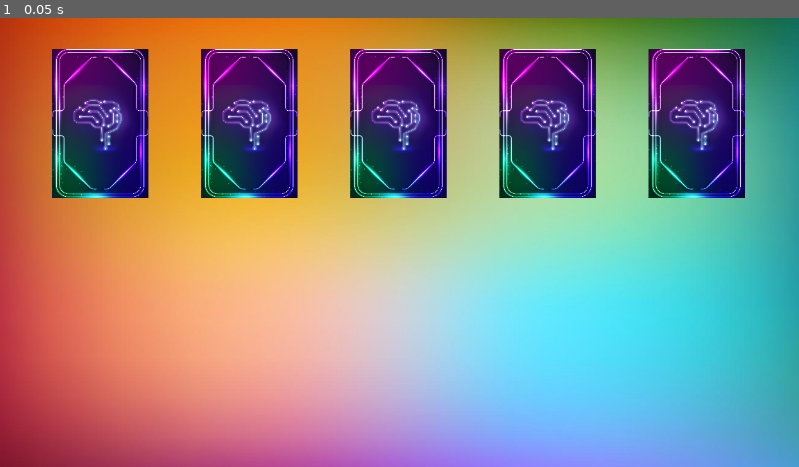
Above: before the commit, frame 1.
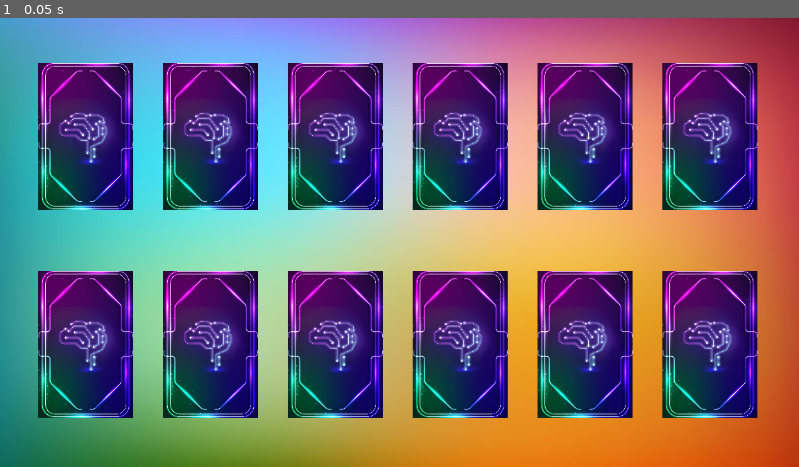
Above: after the commit, the same moment.

Repository: almeidaxz/projeto_final_game
Game: Godot game, scene res://scenes/main_scene.tscn
Same seed, same stepped clock (60 frames per second), same inputs: the game is played once before the commit and once after it. The project has no main scene, so this scene is started directly.
Inputs:
- Up to frame 1 (0.05 s): no input

The runs differ from the first frame. In frame 1, 96% of the frame differs, in the area x 0-100%, y 0-100%.
Error before the commit: Invalid access of index '5' on a base object of type: 'Array'. (res://scenes/main_scene.gd:46)

Commit message:
changes in main script and remove .imports

Diff:
--- a/scenes/background_scene/background_scene.tscn
+++ b/scenes/background_scene/background_scene.tscn
@@ -3,9 +3,8 @@
 [ext_resource type="Texture2D" uid="uid://bfssmlfqvgeqg" path="res://assets/backgrounds/colored-background.jpg" id="1_5da0x"]
 
 [node name="BackgroundScene" type="Node2D"]
-position = Vector2(0, -1)
 
-[node name="Colored-background" type="Sprite2D" parent="."]
+[node name="BackgroundImage" type="Sprite2D" parent="."]
 position = Vector2(582, 324)
-scale = Vector2(-0.877914, -0.684172)
+scale = Vector2(0.877914, 0.684172)
 texture = ExtResource("1_5da0x")
--- a/scenes/main_scene.gd
+++ b/scenes/main_scene.gd
@@ -2,10 +2,11 @@
 
 @onready var main_scene = get_node(".")
 @onready var card_scene = preload("res://scenes/card_back_scene/card_back_scene.tscn")
-@onready var timer = get_node
+@onready var background_scene = main_scene.get_child(0)
 
 var cards = {}
 var opened_cards = []
+var right_pair = false
 
 # Called when the node enters the scene tree for the first time.
 func _ready() -> void:
@@ -14,7 +15,7 @@
 	for file_name in dir.get_files():
 		if "import" in file_name:
 			continue
-		if len(file_names) == 5:
+		if len(file_names) == 6:
 			break
 		file_names.append(file_name)
 	spawn_sprites(file_names)
@@ -23,59 +24,108 @@
 func _process(delta: float) -> void:
 	pass
 
+func check_card_existance(file_names, cards_list, current_card_name, current_card_index1, current_card_index2) -> Array:
+	var new_card_name = ''
+	var new_index1 = 0
+	var new_index2 = 0
+	if current_card_name in cards_list:
+		while current_card_name in cards_list:
+			new_card_name = file_names[RandomNumberGenerator.new().randi_range(0, len(file_names) - 1)]
+			if new_card_name not in cards_list:
+				cards_list.append(new_card_name)
+				break
+	else: cards_list.append(current_card_name)
+	if current_card_index1 in cards_list:
+		while current_card_index1 in cards_list:
+			new_index1 = RandomNumberGenerator.new().randi_range(1, 12)
+			if new_index1 not in cards_list:
+				cards_list.append(new_index1)
+				break
+	else: cards_list.append(current_card_index1)
+	if current_card_index2 in cards_list:
+		while current_card_index2 in cards_list:
+			new_index2 = RandomNumberGenerator.new().randi_range(1, 12)
+			if new_index2 not in cards_list:
+				cards_list.append(new_index2)
+				break
+	else: cards_list.append(current_card_index2)
+
+	return [
+		{new_index1 if new_index1 else current_card_index1: new_card_name if new_card_name else current_card_name},
+		{new_index2 if new_index2 else current_card_index2: new_card_name if new_card_name else current_card_name}
+	]
+
 func spawn_sprites(file_names) -> void:
-	var first_card_position = Vector2(75, 45)
 	var cards_list = []
+	var already_used = []
 
-	# criar loop que gera 5 números aleatórios de 0 a 10
-	# criar array que guarda os 5 números e nomes dos cards
-	# gerar 2 números aleatórios de 0 a 10 para cada um dos 5 cards e por esses números e nomes de card num array
-	# iterar sobre o array com 10 itens tendo 2 pra cada
-	for n in range(10):
-		var rng = RandomNumberGenerator.new().randi_range(0, 9)
-		if rng not in cards_list:
-			cards_list.append(rng)
-		else:
-			while rng in cards_list:
-				rng = RandomNumberGenerator.new().randi_range(0, 9)
-				if rng not in cards_list:
-					cards_list.append(rng)
-					break
+	for n in range(6):
+		var card_name = file_names[RandomNumberGenerator.new().randi_range(0, len(file_names) - 1)]
+		var card_index1 = RandomNumberGenerator.new().randi_range(1, 12)
+		var card_index2 = RandomNumberGenerator.new().randi_range(1, 12)
+		var card_pair_array = check_card_existance(file_names, already_used, card_name, card_index1, card_index2)
+		cards_list += card_pair_array
 
+	cards_list.sort_custom(func(a, b): return a.keys() < b.keys())
+
+	var first_card_position = Vector2(55, 65)
+	for card_pair in cards_list:
 		var card = card_scene.instantiate()
-		card._set_values(n, file_names[n])
-		card.scale = Vector2(0.086, 0.086)
+		card._set_values(card_pair.keys()[0], card_pair[card_pair.keys()[0]])
+		card.scale = Vector2(0.085, 0.085)
 
 		var last_child = main_scene.get_child(main_scene.get_child_count() - 1)
-		if n > 4:
-			card.position.y = first_card_position.y + 320
-			card.position.x = first_card_position.x if n == 5 else last_child.position.x + 215
+		if card_pair.keys()[0] > 6:
+			card.position.y = first_card_position.y + 300
+			card.position.x = first_card_position.x if card_pair.keys()[0] == 7 else last_child.position.x + 180
 		else:
-			card.position.y = first_card_position.y if n == 0 else last_child.position.y
-			card.position.x = first_card_position.x if n == 0 else last_child.position.x + 215
+			card.position.y = first_card_position.y if card_pair.keys()[0] == 1 else last_child.position.y
+			card.position.x = first_card_position.x if card_pair.keys()[0] == 1 else last_child.position.x + 180
 
 		card.texture_normal = load("res://assets/card_assets/card_back/card_back.png")
 		card.connect("_pressed", _on_card_back_scene_pressed)
 		main_scene.add_child(card)
-		cards[n] = card
+		cards[card_pair.keys()[0]] = card
 
 func _on_card_back_scene_pressed(event) -> void:
-	if len(opened_cards) == 2:
+	if len(opened_cards) >= 2 or $Timer2.time_left > 0:
 		return
+
 	var card_info = event.split(", ")
+	cards[int(card_info[0])].scale = Vector2(0.087, 0.087)
 	cards[int(card_info[0])].texture_normal = load("res://assets/card_assets/cards_front/card_{card_name}".format({"card_name": card_info[1]}))
 	opened_cards.append(card_info)
 	if len(opened_cards) == 2:
 		$Timer.start()
-		if opened_cards[0][1] == opened_cards[1][1]:
-			for opened_card in opened_cards:
-				main_scene.RemoveChild(cards[int(opened_card[0])].GetInstance());
-				#cards[int(opened_card[0])]
+		if opened_cards[0][1] == opened_cards[1][1] and opened_cards[0][0] != opened_cards[1][0]:
+			right_pair = true
+		else:
+			right_pair = false
 
 func _on_timer_timeout() -> void:
-	reset_cards()
+	$Timer.stop()
+	if right_pair:
+		handle_remove_child()
+	else:
+		handle_reset_cards()
+	$Timer2.start()
 
-func reset_cards() -> void:
+func handle_remove_child() -> void:
+	for opened_card in opened_cards:
+		var card = cards[int(opened_card[0])]
+		main_scene.remove_child(card);
+		cards.erase(int(opened_card[0]))
+		opened_cards = []
+	if !len(cards):
+		var image = background_scene.get_children()[0]
+		image.texture = load("res://assets/backgrounds/background_win.png")
+
+func handle_reset_cards() -> void:
 	for opened_card in opened_cards:
 		cards[int(opened_card[0])].texture_normal = load("res://assets/card_assets/card_back/card_back.png")
-	opened_cards = []
+		cards[int(opened_card[0])].scale = Vector2(0.085, 0.085)
+		opened_cards = []
+
+
+func _on_timer_2_timeout() -> void:
+	$Timer2.stop()
--- a/scenes/main_scene.tscn
+++ b/scenes/main_scene.tscn
@@ -11,4 +11,8 @@
 [node name="Timer" type="Timer" parent="."]
 wait_time = 1.5
 
+[node name="Timer2" type="Timer" parent="."]
+wait_time = 0.3
+
 [connection signal="timeout" from="Timer" to="." method="_on_timer_timeout"]
+[connection signal="timeout" from="Timer2" to="." method="_on_timer_2_timeout"]
Binary file added: assets/backgrounds/background_win.png
Not shown, removed: assets/backgrounds/colored-background.jpg.import
Not shown, removed: assets/card_assets/back_img.jpg.import
Not shown, removed: assets/card_assets/card_back/card_back.png.import
Not shown, removed: assets/card_assets/card_front.png.import
Not shown, removed: assets/card_assets/cards_front/card_android.png.import
Not shown, removed: assets/card_assets/cards_front/card_angular.png.import
Not shown, removed: assets/card_assets/cards_front/card_ant_design.png.import
Not shown, removed: assets/card_assets/cards_front/card_auth0.png.import
Not shown, removed: assets/card_assets/cards_front/card_aws.png.import
Not shown, removed: assets/card_assets/cards_front/card_azure.png.import
Not shown, removed: assets/card_assets/cards_front/card_cpp.png.import
(and 65 more such lines)
